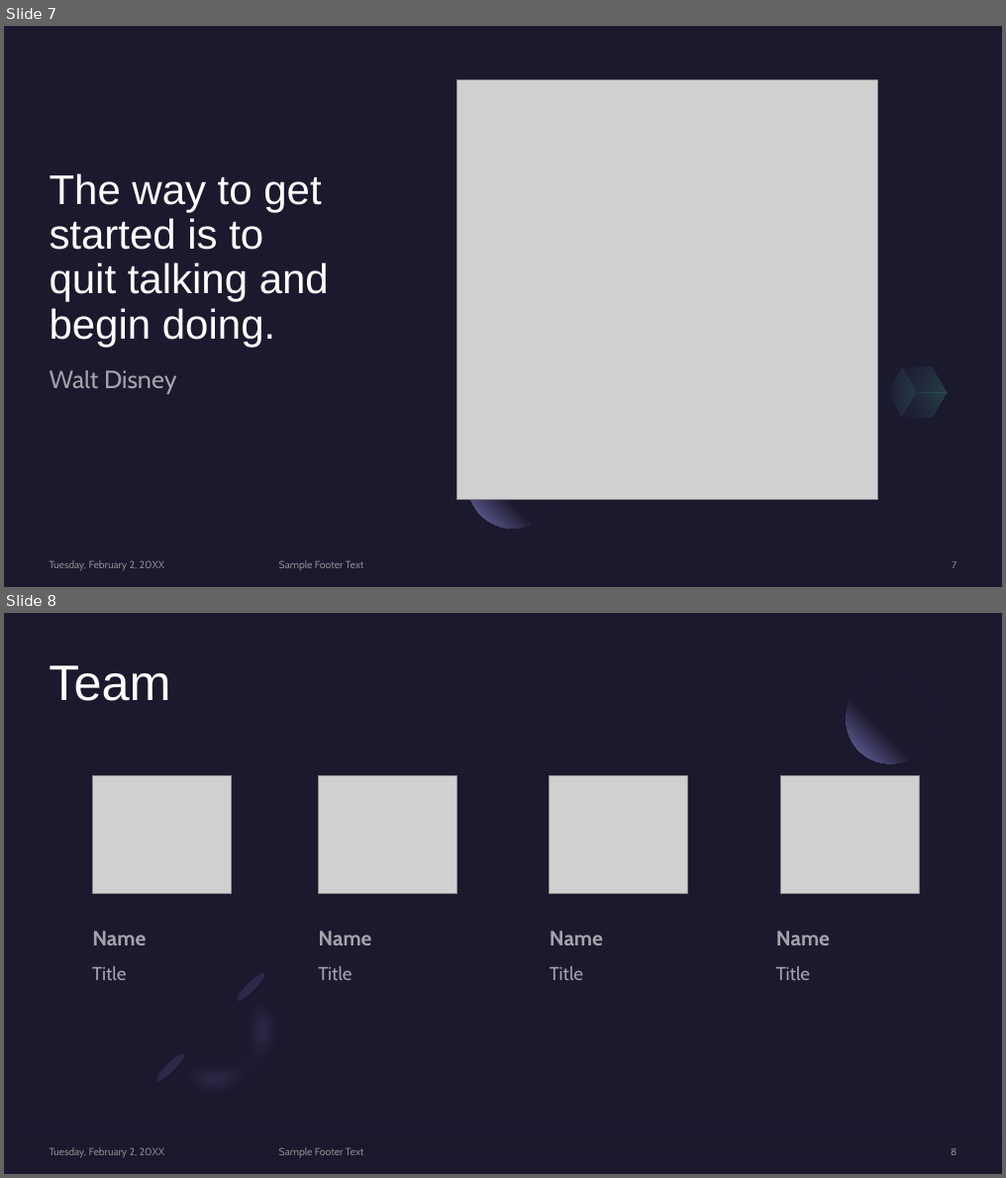
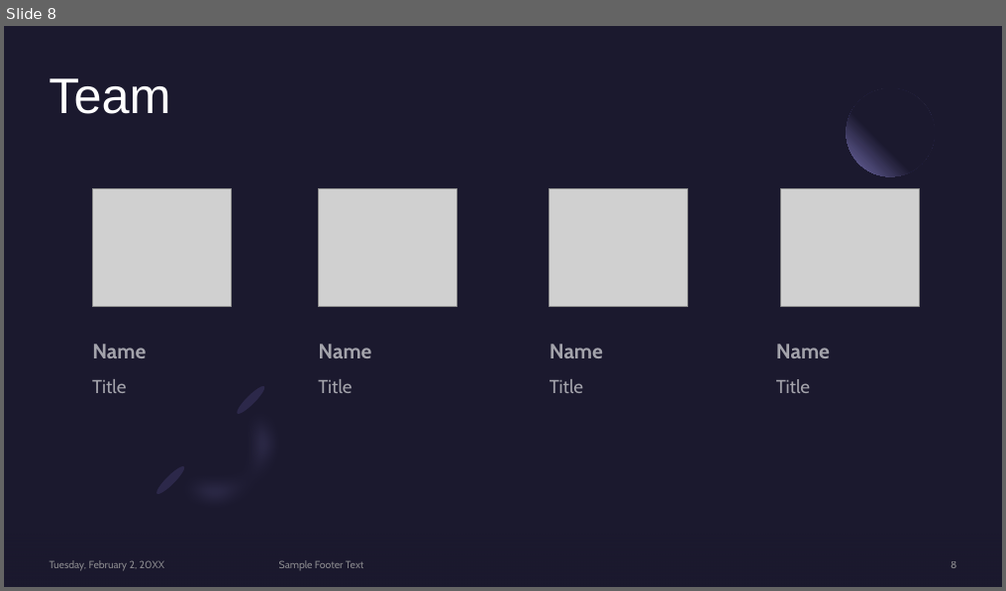
Before and after one commit to AKCase1993/Capstone-NSS-DA7, a slide deck: notebook/Tobacco.pptx. Shown one above the other, each under a label of ours: slides 7 and 8 before the commit, slide 8 after it. The pictures are 1006x1178 and 1006x591 pixels, drawn with LibreOffice and Linux fonts; fonts in the diff are those of the drawing; grey boxes stand for pictures. Boxes give left, top, right and bottom in pixels: in the first picture for what was removed or moved away, otherwise in the second. Text is boxed around its words. In the diff, an @@ line names an element or a change of style, - is before the commit and + after.

```diff
--- a/notebook/Tobacco.pptx
+++ b/notebook/Tobacco.pptx
@@ slide 7 removed at [4, 26, 1002, 587], background #1B192E @@
@@ picture removed at [456, 79, 877, 500] @@
@@ title removed at [50, 174, 329, 347] @@
-The way to get started is to quit talking and begin doing.
@@ text removed at [50, 371, 177, 394] @@
-Walt Disney
@@ freeform shape removed at [881, 368, 925, 418] @@
@@ freeform shape removed at [895, 355, 954, 406] @@
@@ freeform shape removed at [902, 379, 946, 431] @@
@@ ellipse removed at [468, 440, 556, 528] @@
@@ text removed at [50, 561, 164, 571] @@
-Tuesday, February 2, 20XX
@@ text removed at [279, 561, 364, 570] @@
-Sample Footer Text
@@ page number removed at [951, 562, 956, 569] @@
-7
```
Also in this commit, not shown: 2 slides changed, 4 slides added, 2 other slides removed.
